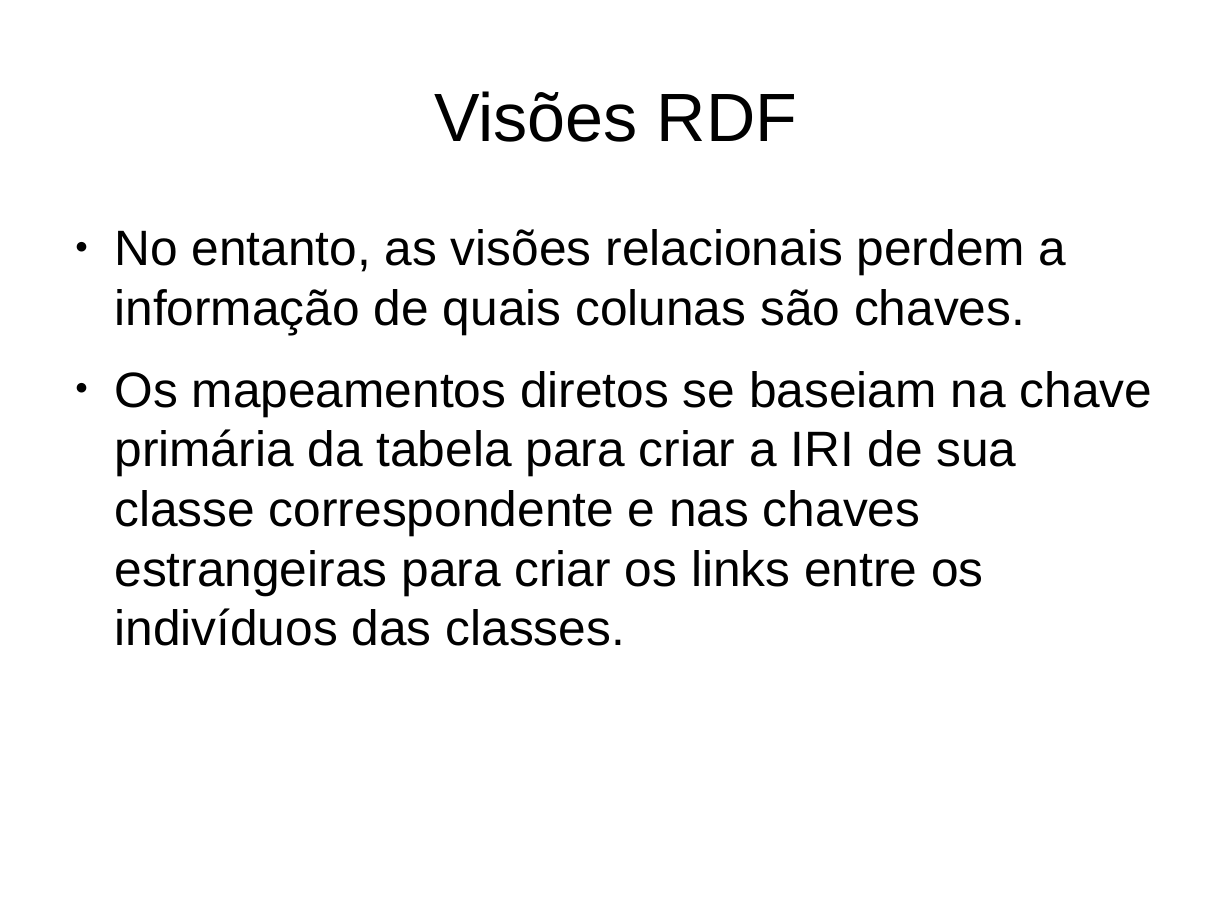
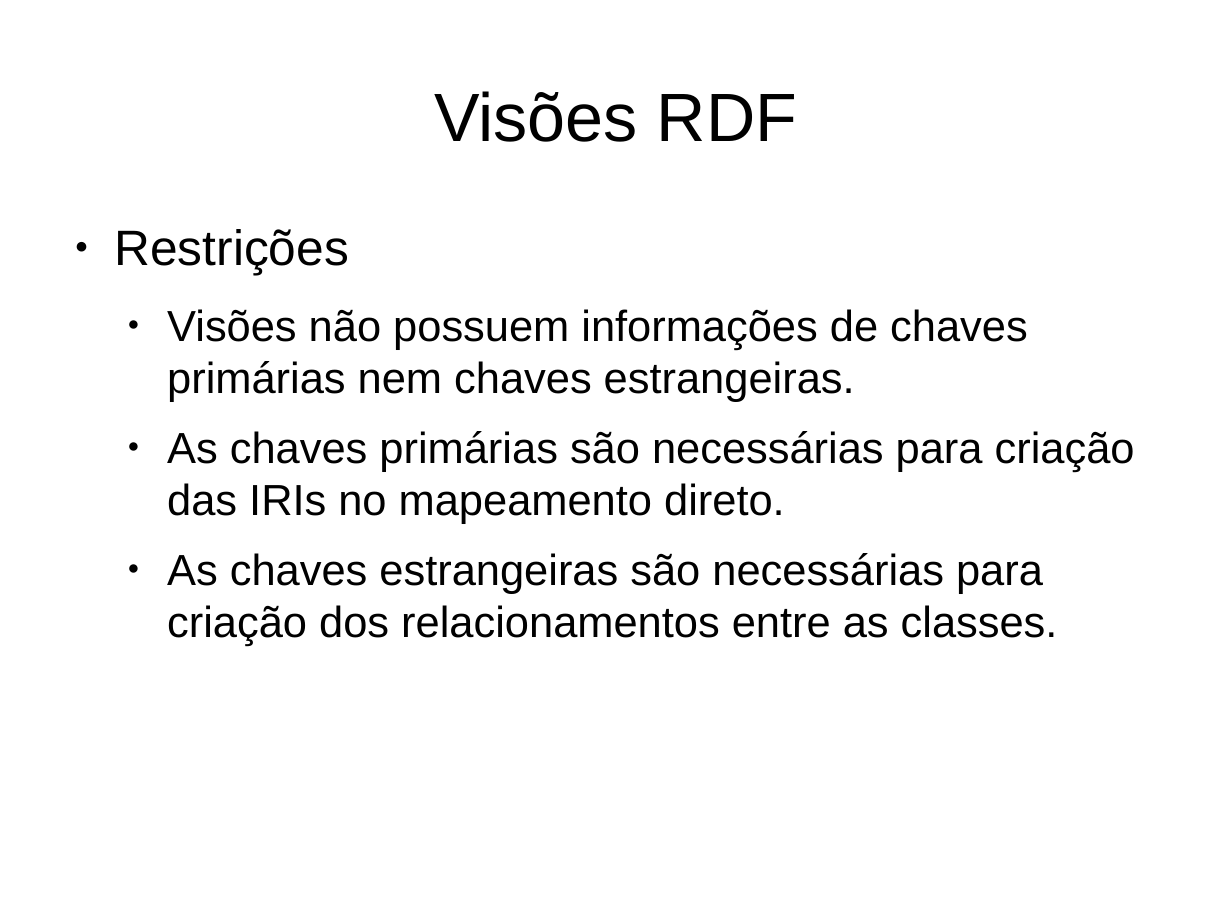
Before and after one commit to luiseufrasio/mestrado-ufc-eufrasio, a slide deck: slide 40 of docs/proposta.odp (slide 23 before the commit). Drawn at 1232x924 pixels with LibreOffice and Linux fonts; fonts in the diff are those of the drawing. Boxes give left, top, right and bottom in pixels: in the first picture for what was removed or moved away, otherwise in the second. Text is boxed around its words. In the diff, an @@ line names an element or a change of style, - is before the commit and + after.

```diff
--- a/docs/proposta.odp
+++ b/docs/proposta.odp
@@ text at bbox=[114, 229, 1135, 646]: text changed; size 32 to 28 pt @@
-● No entanto, as visões relacionais perdem a informação de quais colunas são chaves.
-● Os mapeamentos diretos se baseiam na chave primária da tabela para criar a IRI de sua classe correspondente e nas chaves estrangeiras para criar os links entre os indivíduos das classes.
+● Restrições
+  ● Visões não possuem informações de chaves primárias nem chaves estrangeiras.
+  ● As chaves primárias são necessárias para criação das IRIs no mapeamento direto.
+  ● As chaves estrangeiras são necessárias para criação dos relacionamentos entre as classes.
```
Also in this commit, not shown: 25 other slides changed, 42 slides added, 9 slides removed.
